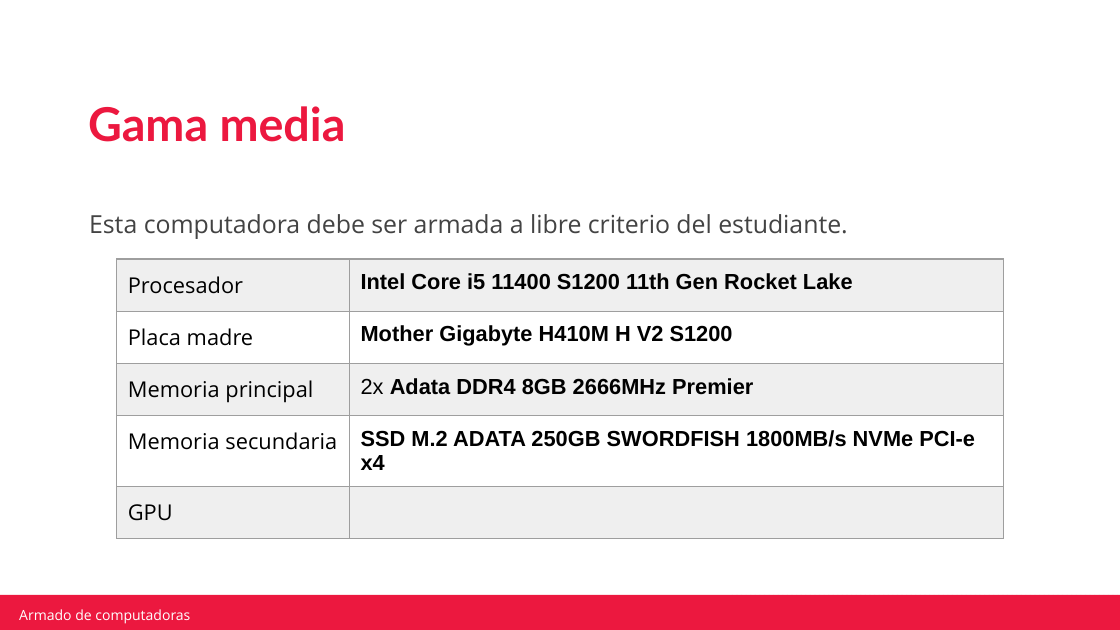
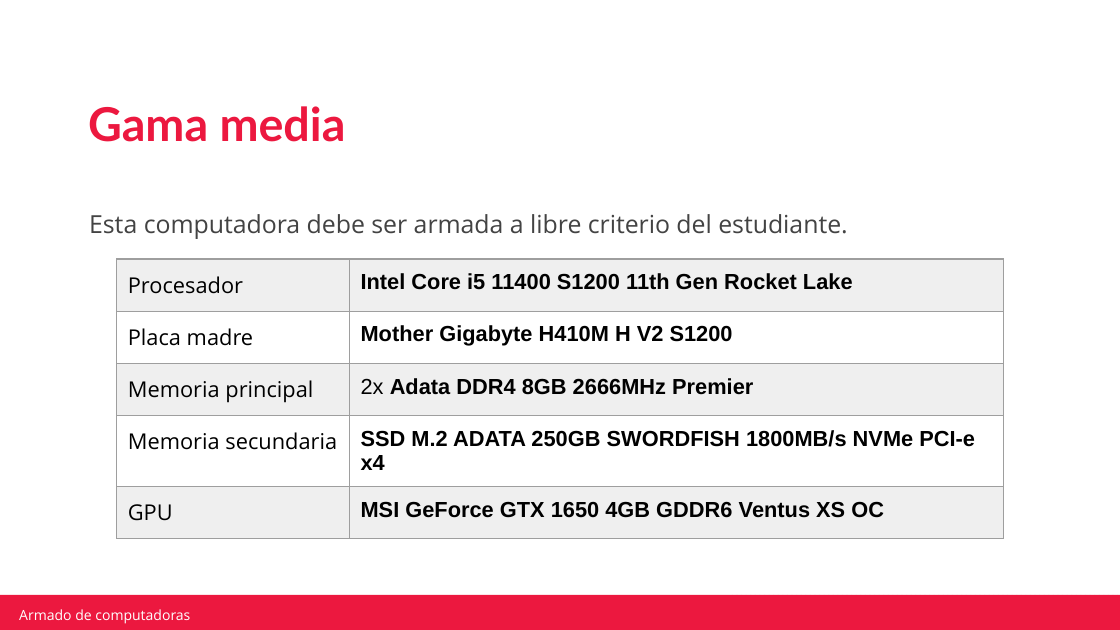
Before and after one commit to FedericohMartin/CTD-IntroInformatica, a slide deck: slide 16 of Clase 9/Actividad integradora armado de computadoras.pptx. Drawn at 1120x630 pixels with LibreOffice and Linux fonts; fonts in the diff are those of the drawing; background and template pictures are left out. Boxes give left, top, right and bottom in pixels: in the first picture for what was removed or moved away, otherwise in the second. Text is boxed around its words. In the diff, an @@ line names an element or a change of style, - is before the commit and + after.

```diff
--- a/Clase 9/Actividad integradora armado de computadoras.pptx
+++ b/Clase 9/Actividad integradora armado de computadoras.pptx
@@ table at box(116, 259, 1004, 528) @@
-row 5, column 2: 
+row 5, column 2: MSI GeForce GTX 1650 4GB GDDR6 Ventus XS OC
```
Also in this commit, not shown: 2 other slides changed, 1 other file.
